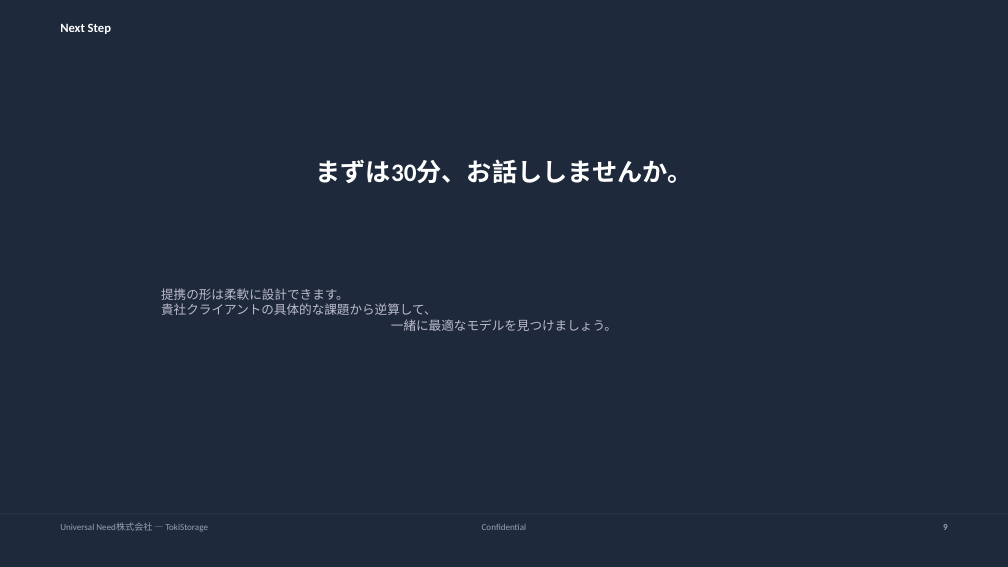
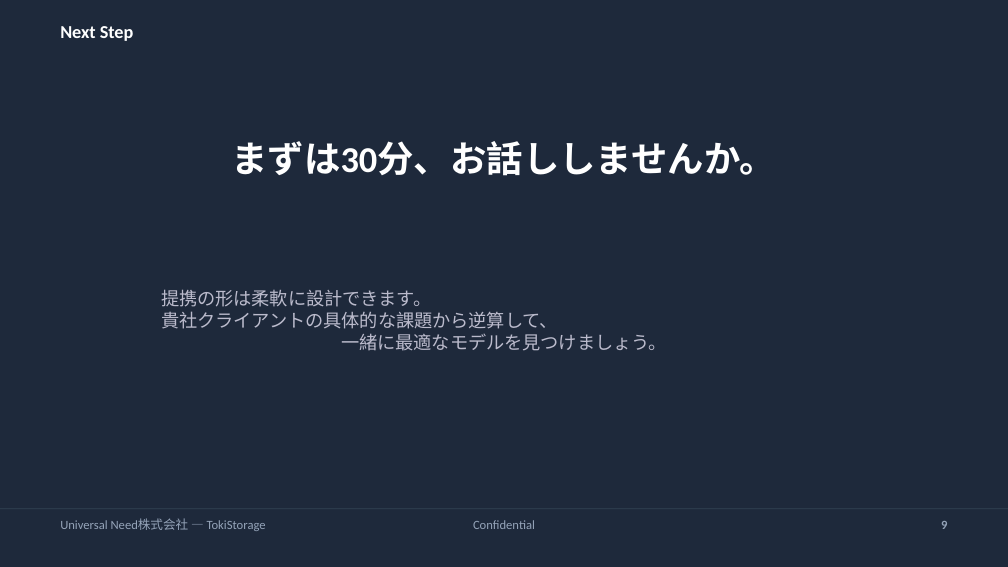
Before and after one commit to timeless-residents/pearlmemorial, a slide deck: slide 9 of toki/tokistorage-partnership-deck.pptx. Drawn at 1008x567 pixels with LibreOffice and Linux fonts; fonts in the diff are those of the drawing. Boxes give left, top, right and bottom in pixels: in the first picture for what was removed or moved away, otherwise in the second. Text is boxed around its words. In the diff, an @@ line names an element or a change of style, - is before the commit and + after.

```diff
--- a/toki/tokistorage-partnership-deck.pptx
+++ b/toki/tokistorage-partnership-deck.pptx
@@ text "Next Step" at box(60, 26, 134, 41): size 9 to 13 pt @@
@@ text "まずは30分、お話ししませんか。": place and size @@
-text "まずは30分、お話ししませんか。" at box(315, 159, 692, 184)
+text "まずは30分、お話ししませんか。" at box(231, 141, 776, 176)
@@ text "まずは30分、お話ししませんか。" at box(231, 141, 776, 176): size 18 to 26 pt @@
@@ text "提携の形は柔軟に設計できます。 貴社クライアントの具体的な課題から逆算して、 一緒に最適なモデルを見つけましょう。" at box(161, 289, 667, 351): size 9 to 13 pt @@
@@ rectangle: place and size @@
-rectangle at box(0, 513, 1008, 514)
+rectangle at box(0, 508, 1008, 509)
@@ size 6.5 to 9 pt in 3 elements at box(60, 518, 266, 531), box(473, 520, 535, 529), box(941, 521, 947, 529) @@
```
Also in this commit, not shown: 8 other slides changed, 4 other files.
